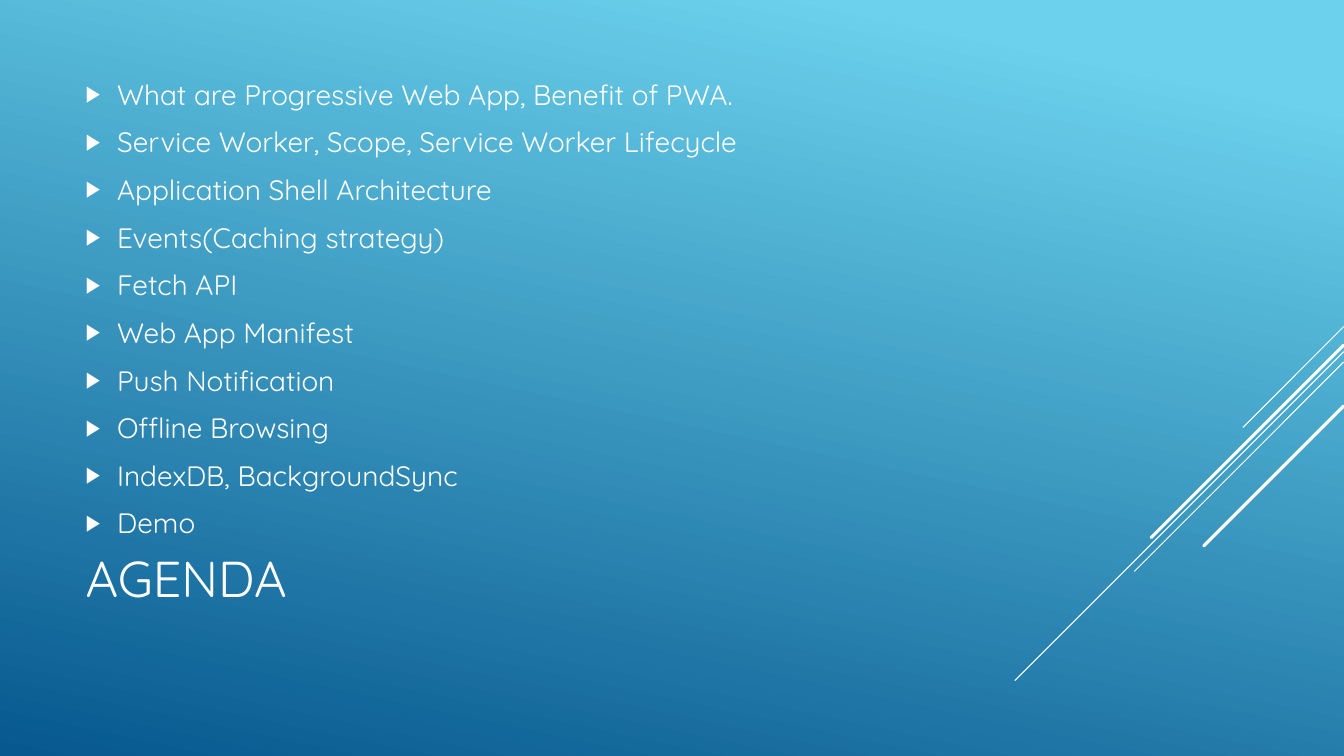
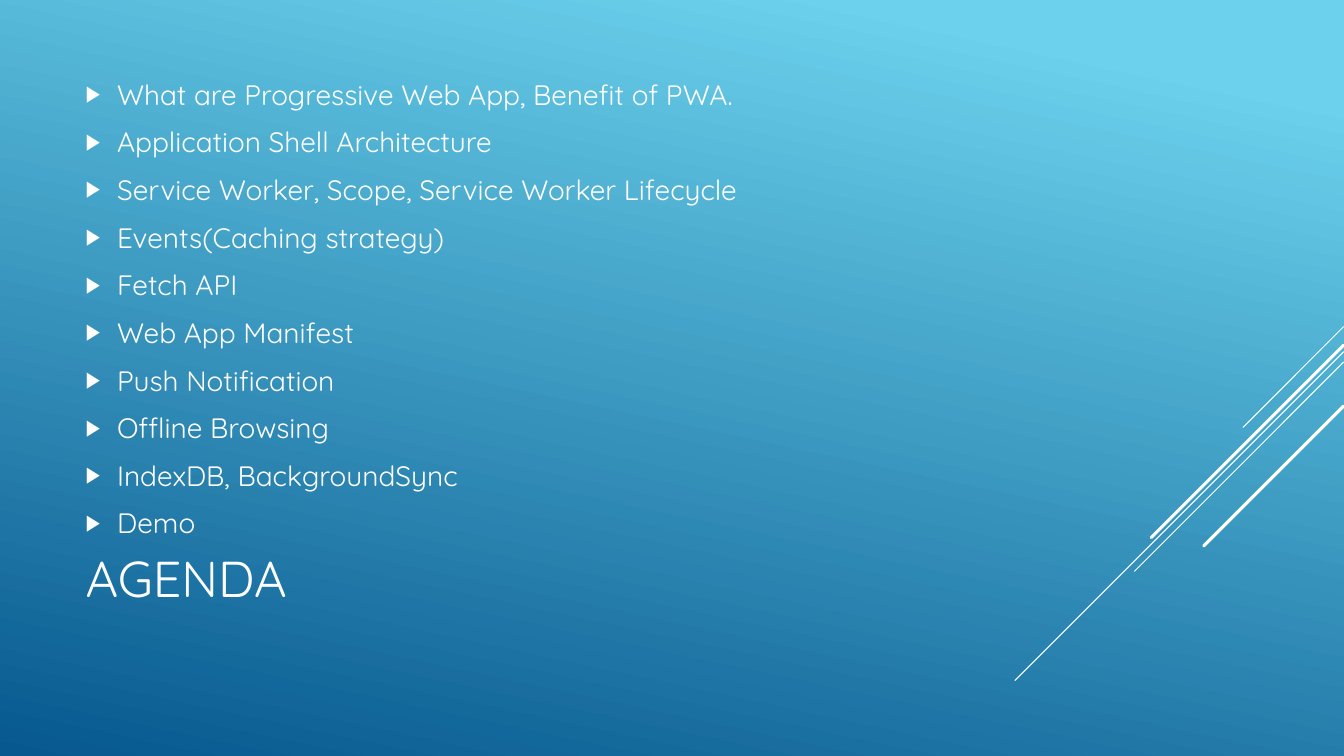
Before and after one commit to ngohungphuc/Presentation, a slide deck: slide 2 of Progressive Web App/PWA.pptx. Drawn at 1344x756 pixels with LibreOffice and Linux fonts; fonts in the diff are those of the drawing. Boxes give left, top, right and bottom in pixels: in the first picture for what was removed or moved away, otherwise in the second. Text is boxed around its words. In the diff, an @@ line names an element or a change of style, - is before the commit and + after.

```diff
--- a/Progressive Web App/PWA.pptx
+++ b/Progressive Web App/PWA.pptx
@@ text at box(117, 131, 491, 158): paragraph added @@
+▶ Application Shell Architecture
@@ text at box(117, 179, 491, 206): paragraph removed @@
-▶ Application Shell Architecture
```
